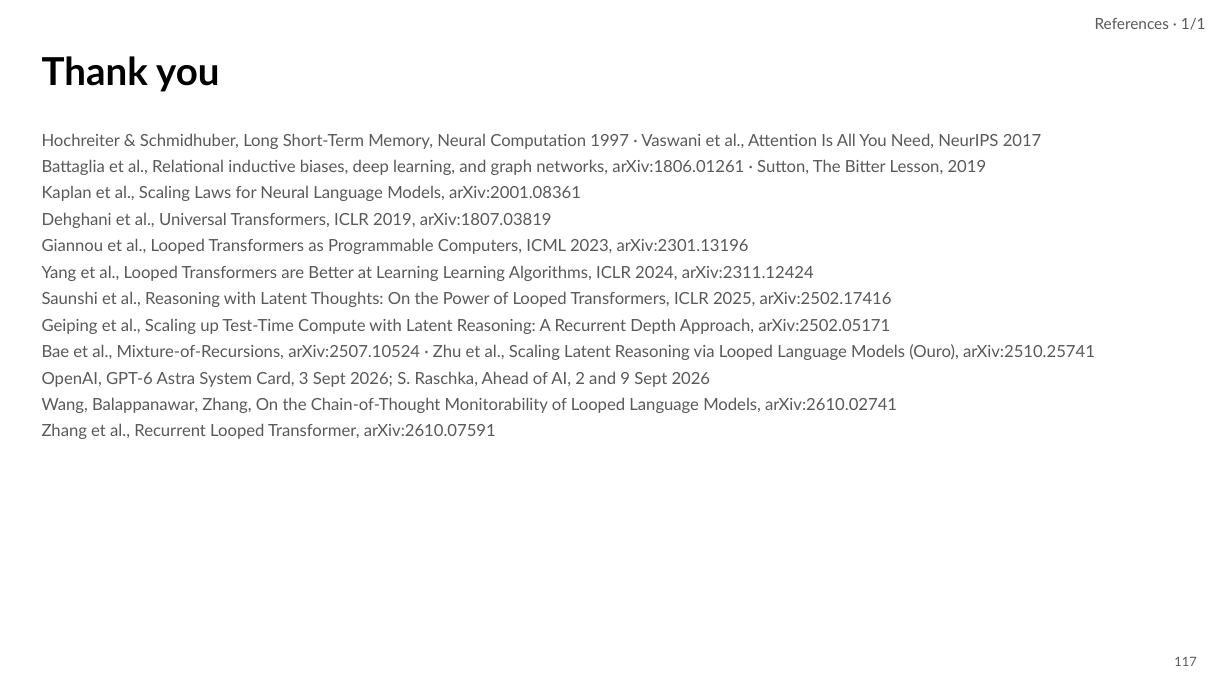
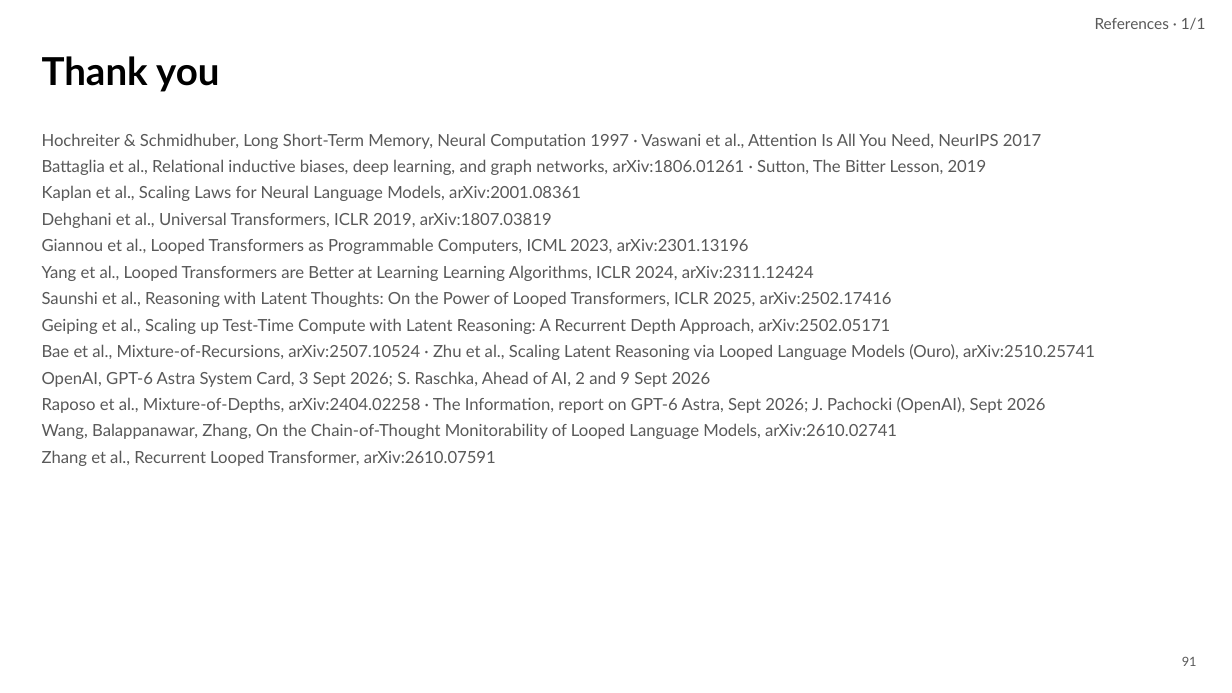
Before and after one commit to irregular6612/agi-hw2, a slide deck: slide 91 of build/out/looped-transformers.pptx (slide 117 before the commit). Drawn at 1232x693 pixels with LibreOffice and Linux fonts; fonts in the diff are those of the drawing. Boxes give left, top, right and bottom in pixels: in the first picture for what was removed or moved away, otherwise in the second. Text is boxed around its words. In the diff, an @@ line names an element or a change of style, - is before the commit and + after.

```diff
--- a/build/out/looped-transformers.pptx
+++ b/build/out/looped-transformers.pptx
@@ text at (42,397,1046,413): paragraph added @@
+Raposo et al., Mixture-of-Depths, arXiv:2404.02258 · The Information, report on GPT-6 Astra, Sept 2026; J. Pachocki (OpenAI), Sept 2026
@@ page number at (1182,656,1197,666): text changed @@
-117
+91
```
Also in this commit, not shown: 28 other slides changed, 9 slides added, 35 slides removed, 13 other files.
